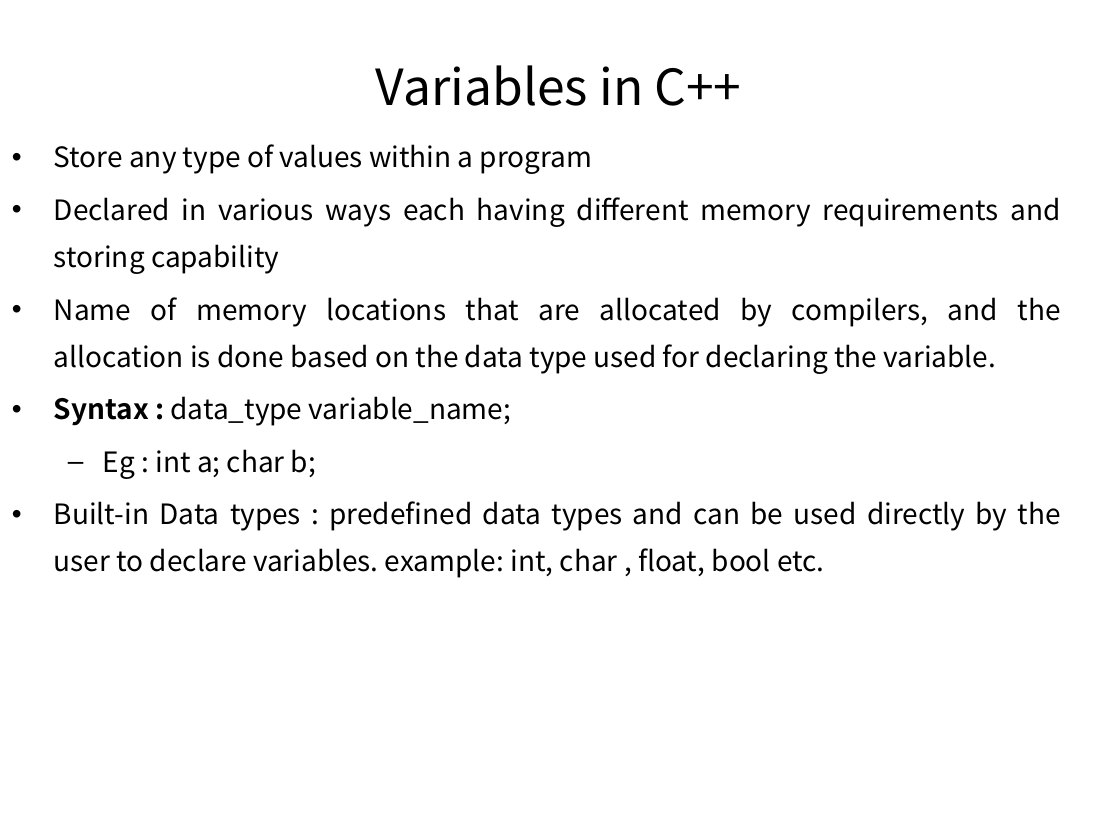
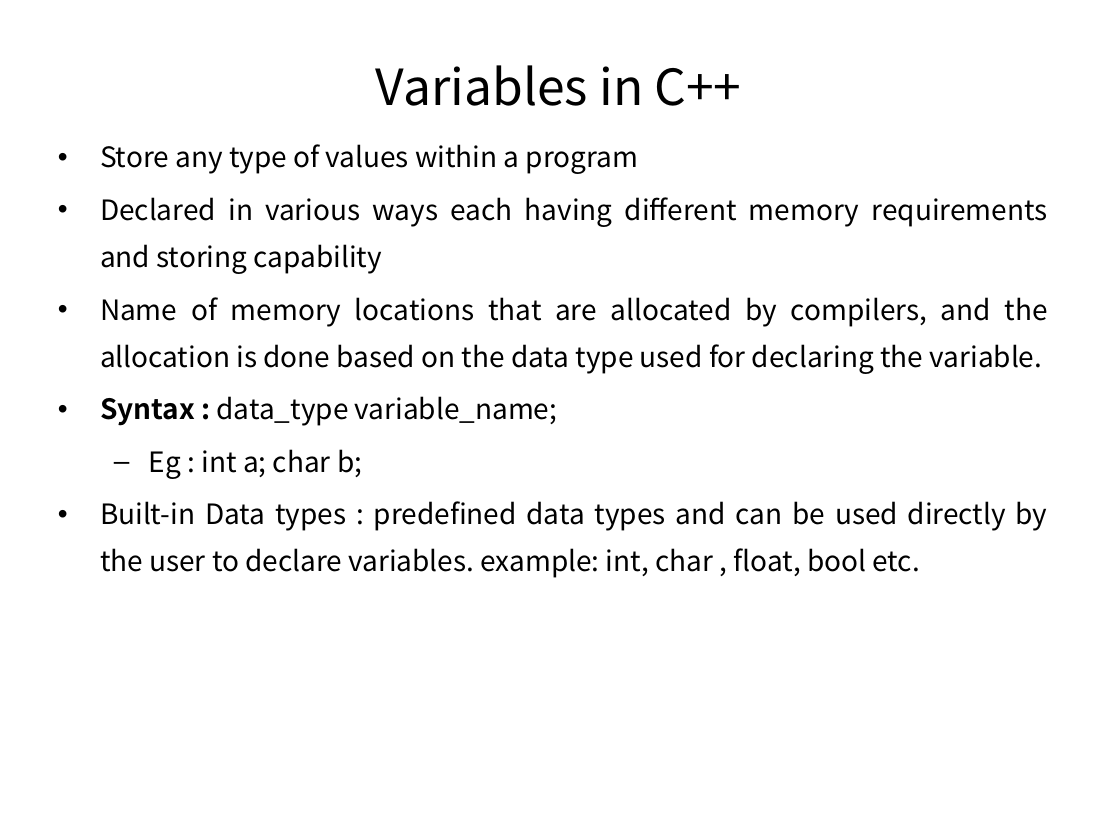
Before and after one commit to pankajfri/Training-Materials, a slide deck: slide 16 of Objected Oriented Programming Concepts Using C++ & Data Structures/Session-1.pptx. Drawn at 1120x840 pixels with LibreOffice and Linux fonts; fonts in the diff are those of the drawing. Boxes give left, top, right and bottom in pixels: in the first picture for what was removed or moved away, otherwise in the second. Text is boxed around its words. In the diff, an @@ line names an element or a change of style, - is before the commit and + after.

```diff
--- a/Objected Oriented Programming Concepts Using C++ & Data Structures/Session-1.pptx
+++ b/Objected Oriented Programming Concepts Using C++ & Data Structures/Session-1.pptx
@@ text "Store any type of values ..." rewrapped from (54,144,1061,578) to (100,144,1048,578) @@
```
Also in this commit, not shown: 5 other slides changed, 26 other files.
